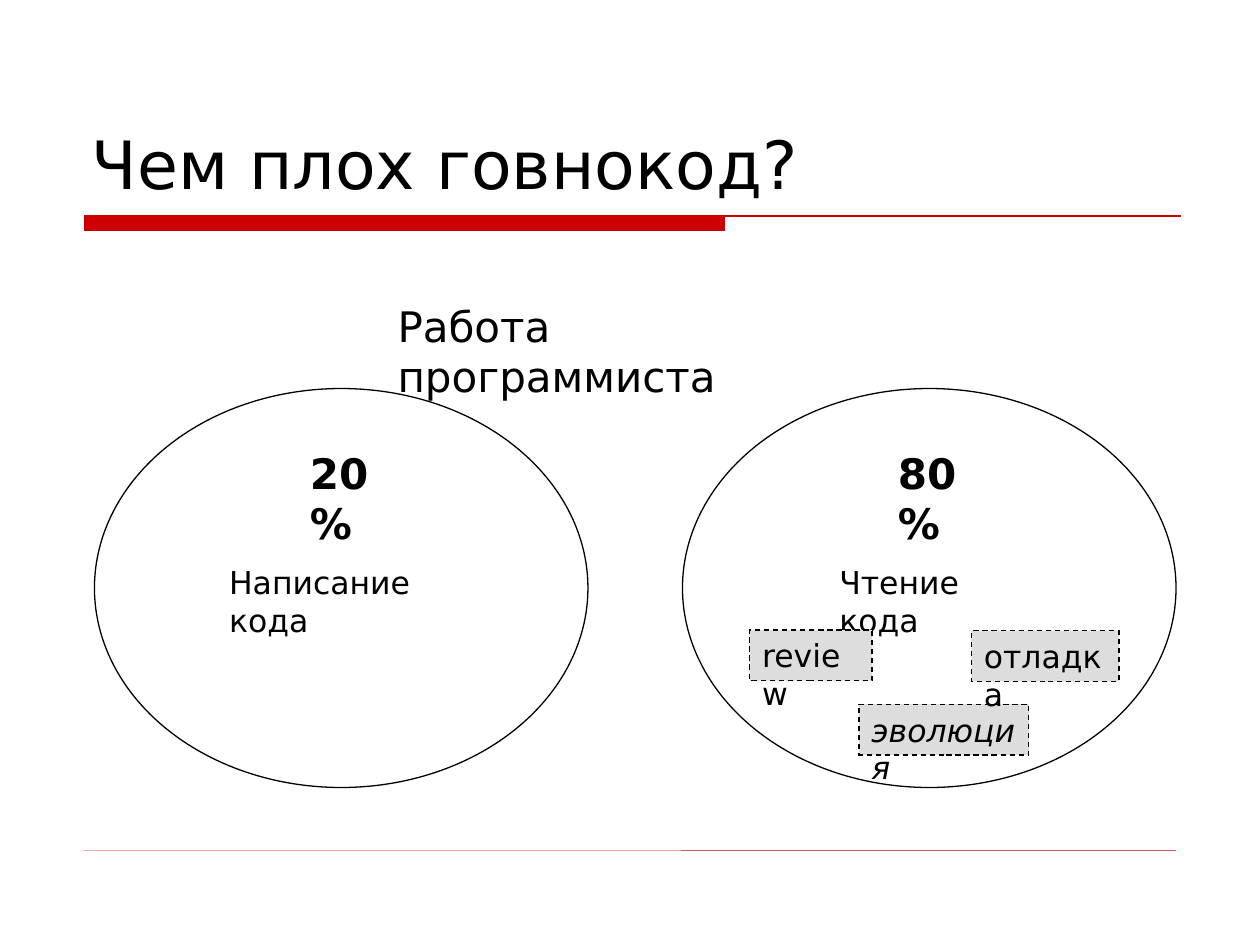
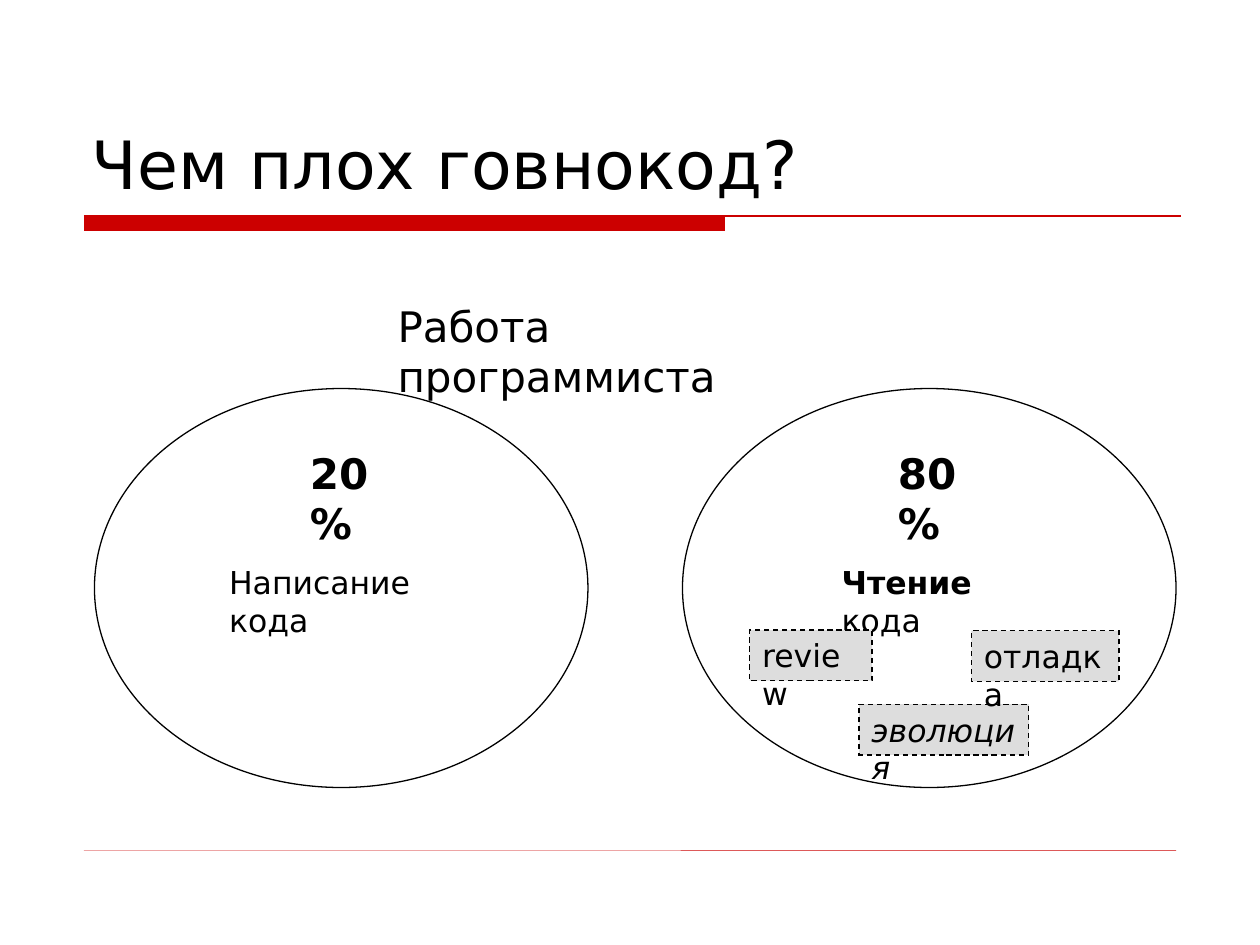
Before and after one commit to asolntsev/presentations, a slide deck: slide 29 of wtf-code/WTF_code.jug-lv.ru.ppt. Drawn at 1260x945 pixels with LibreOffice and Linux fonts; fonts in the diff are those of the drawing; background and template pictures are left out. Boxes give left, top, right and bottom in pixels: in the first picture for what was removed or moved away, otherwise in the second. Text is boxed around its words. In the diff, an @@ line names an element or a change of style, - is before the commit and + after.

```diff
--- a/wtf-code/WTF_code.jug-lv.ru.ppt
+++ b/wtf-code/WTF_code.jug-lv.ru.ppt
@@ text "Чтение кода" at [842,571,972,637]: bold on in "Чтение" @@
```
Also in this commit, not shown: 4 other slides changed.
